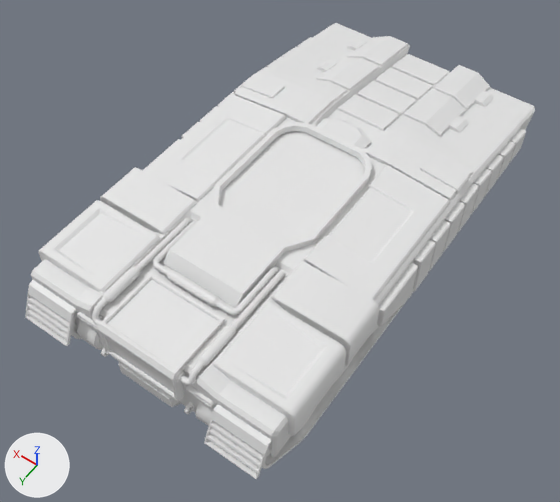
One commit to the FBX model TankWar2/Resources/fbx/TankBody.fbx: the scene before it, then after it.
Before and after are seen from a 50 mm camera at (-0.00901, 0.01447, 0.01863) aimed at (0.00001, 0.00185, -0.00121). Lighting does not change. The marker at lower left points along +X, +Y and +Z. Where no turn or scale is listed for an object, it has been applied to the vertices.

Script lines for the objects in view, before the commit:
```python
me_mesh = bpy.data.meshes.new('Mesh')
me_mesh.from_pydata(...)  # 4426 vertices, 4022 faces; spans x -0.0045..0.0045, y -0.008..0.0087, z -0.0021..0.0016
ob_tankbottom = bpy.data.objects.new('TankBottom', me_mesh)
ob_tankbottom.location = (0.0, 0.0, 0.0)
```
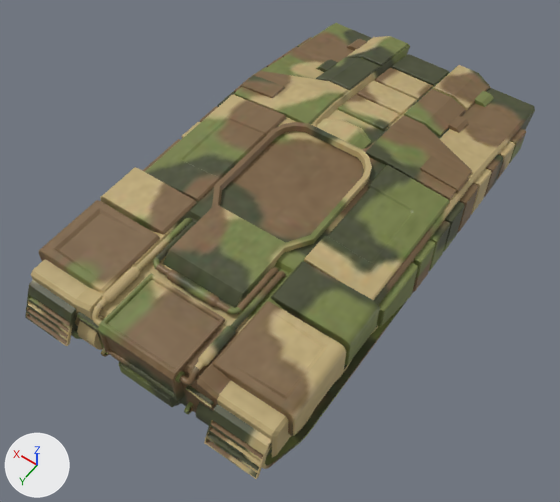
Changed parts and their boxes (x1, y1, x2, y2) in the pictures (560 x 502 px):
'TankBottom', recoloured: (25, 23, 535, 479) in both

Edits to the bpy script that builds the scene:
```text
Add img_camouflage_png:
    img_camouflage_png = load_image('Camouflage.png', '../Textures/Camouflage.png', 300, 299, 'sRGB')
Add mat_camouflage:
    mat_camouflage = principled_material('Camouflage')
    mat_camouflage.texture = img_camouflage_png
Change me_mesh:
    where me_mesh.from_pydata(...)  # 4426 vertices, 4022 faces; spans x -0.0045..0.0045, y -0.008..0.0087, z -0.0021..0.0016
    add me_mesh.materials.append(mat_camouflage)  # picture img_camouflage_png
```
